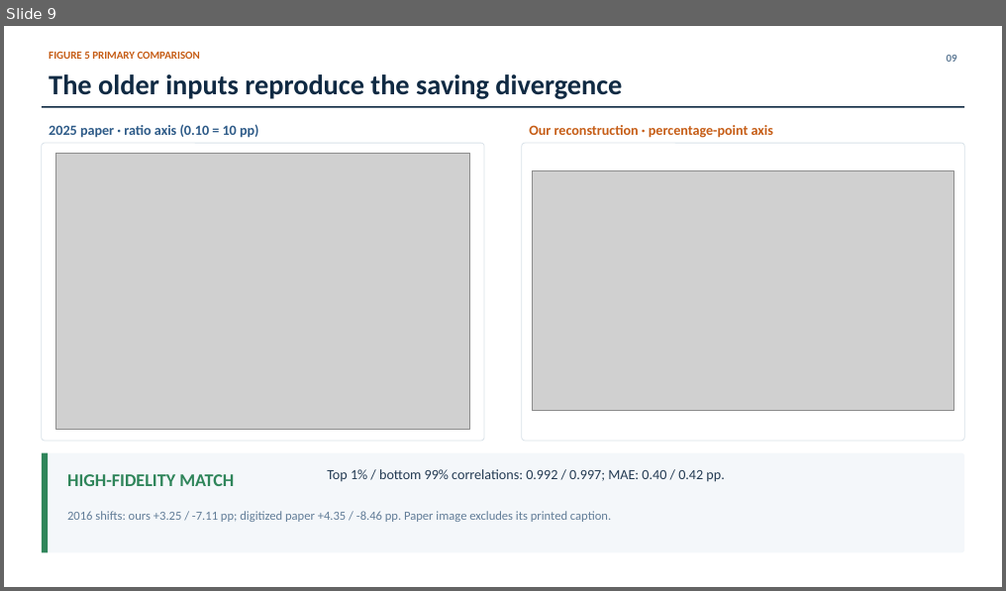
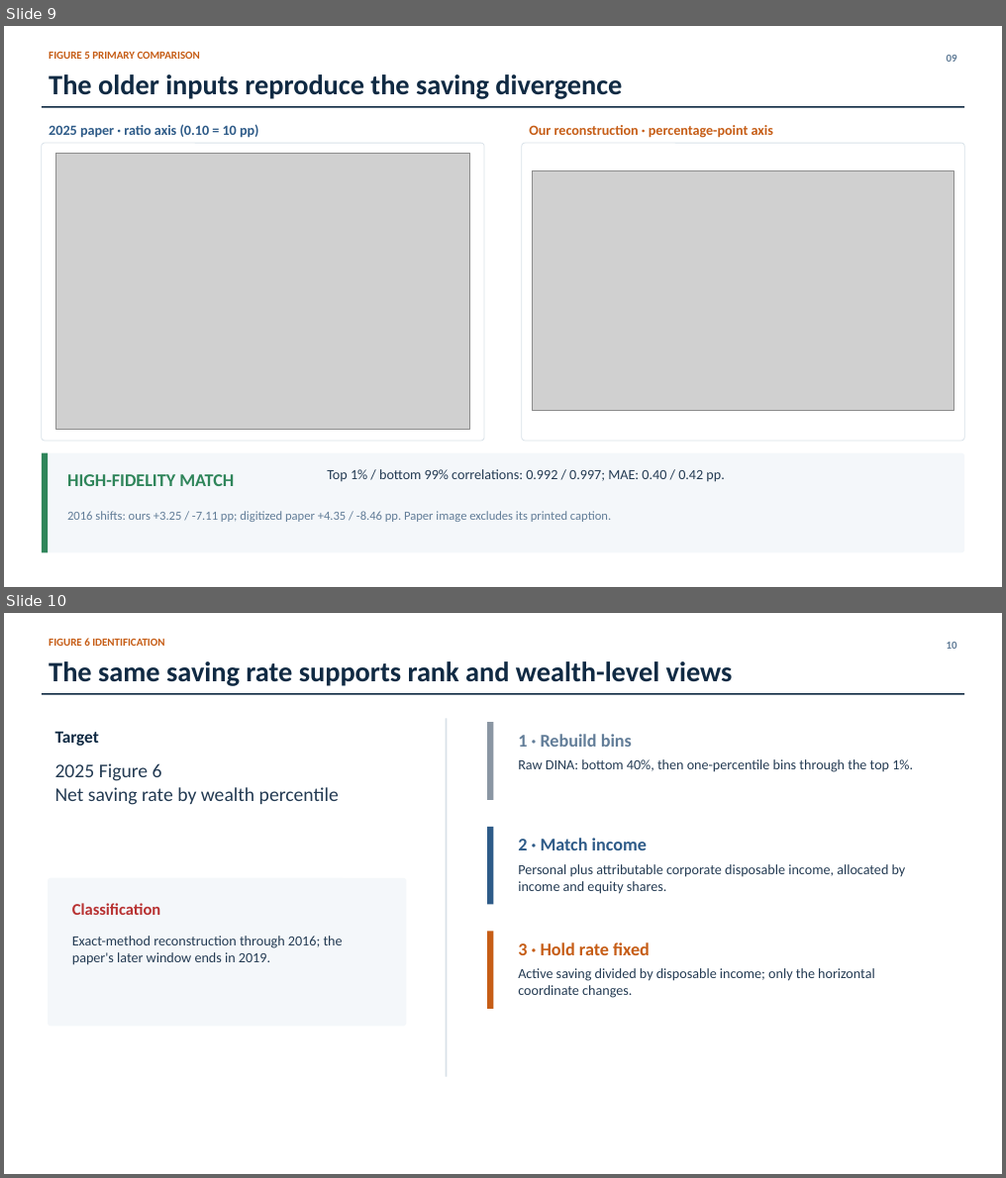
Before and after one commit to lorenz-gorini/mian-sufi-straub2025-saving-glut-replication, a slide deck: Presentation/4_figure_comparison/presentation.pptx. Shown one above the other, each under a label of ours: slide 9 before the commit, slides 9 and 10 after it. The pictures are 1006x591 and 1006x1178 pixels, drawn with LibreOffice and Linux fonts; fonts in the diff are those of the drawing; grey boxes stand for pictures. Boxes give left, top, right and bottom in pixels: in the first picture for what was removed or moved away, otherwise in the second. Text is boxed around its words. In the diff, an @@ line names an element or a change of style, - is before the commit and + after.

Commit message:
Reconstruct Figure 6 and extend the comparison deck
- apply the 2025 saving-rate method to the 2021 authors-kit data
- add matched wealth-level and five-year evolution diagnostics
- integrate Figures 5 and 6 into the verified comparison presentation

```diff
--- a/Presentation/4_figure_comparison/presentation.pptx
+++ b/Presentation/4_figure_comparison/presentation.pptx
@@ slide 10 added at [4, 613, 1002, 1174], background #FFFFFF @@
@@ text added at [49, 638, 164, 646], 10.5 pt, text #C65D16, bold @@
+FIGURE 6 IDENTIFICATION
@@ text added at [946, 642, 957, 649], 10.5 pt, text #627D98, bold @@
+10
@@ text added at [49, 662, 733, 686], 27 pt, text #102A43, bold @@
+The same saving rate supports rank and wealth-level views
@@ rectangle added at [42, 693, 964, 694], fill #102A43 @@
@@ text added at [55, 731, 99, 746], 16.5 pt, text #102A43, bold @@
+Target
@@ rectangle added at [446, 719, 448, 1077], fill #D8E1E8 @@
@@ rectangle added at [487, 722, 494, 800], fill #8A96A3 @@
@@ text added at [518, 734, 632, 747], 17.2 pt, text #627D98, bold @@
+1 · Rebuild bins
@@ text added at [518, 760, 913, 772], 13.5 pt, text #243B53 @@
+Raw DINA: bottom 40%, then one-percentile bins through the top 1%.
@@ text added at [55, 763, 339, 805], 18.8 pt, text #243B53 @@
+2025 Figure 6
+Net saving rate by wealth percentile
@@ rectangle added at [487, 827, 494, 904], fill #2E5B88 @@
@@ text added at [518, 838, 647, 851], 17.2 pt, text #2E5B88, bold @@
+2 · Match income
@@ rounded rectangle added at [48, 878, 406, 1026], fill #F4F7FA @@
@@ text added at [518, 864, 906, 894], 13.5 pt, text #243B53 @@
+Personal plus attributable corporate disposable income, allocated by income and equity shares.
@@ text added at [72, 903, 160, 915], 15.8 pt, text #B83232, bold @@
+Classification
@@ text added at [72, 936, 343, 965], 13.5 pt, text #243B53 @@
+Exact-method reconstruction through 2016; the paper's later window ends in 2019.
@@ rectangle added at [487, 931, 494, 1009], fill #C65D16 @@
@@ text added at [518, 943, 649, 956], 17.2 pt, text #C65D16, bold @@
+3 · Hold rate fixed
@@ text added at [518, 968, 875, 998], 13.5 pt, text #243B53 @@
+Active saving divided by disposable income; only the horizontal coordinate changes.
```
Also in this commit, not shown: 5 slides changed, 3 other slides added, 18 other files.
